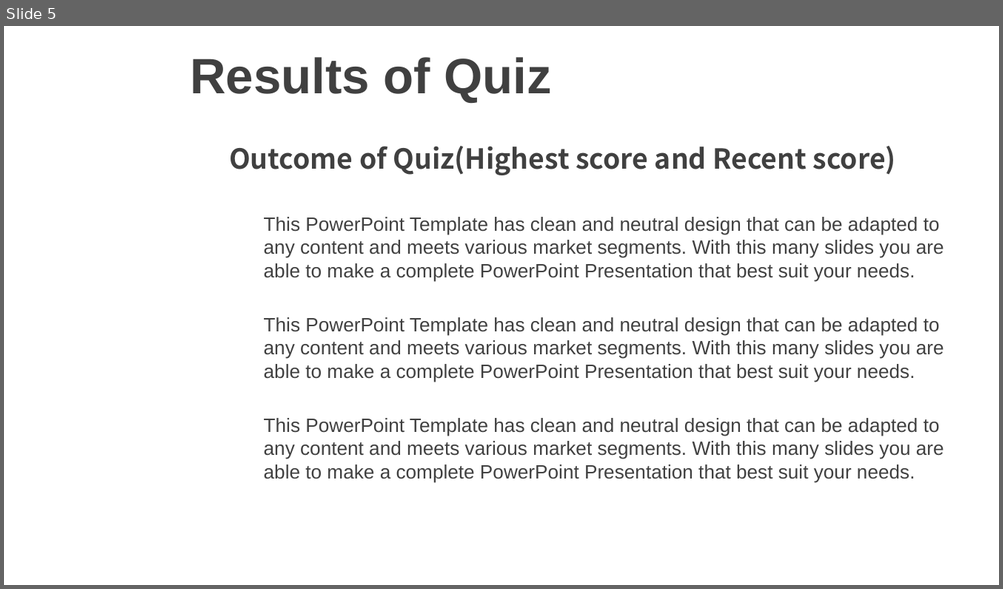
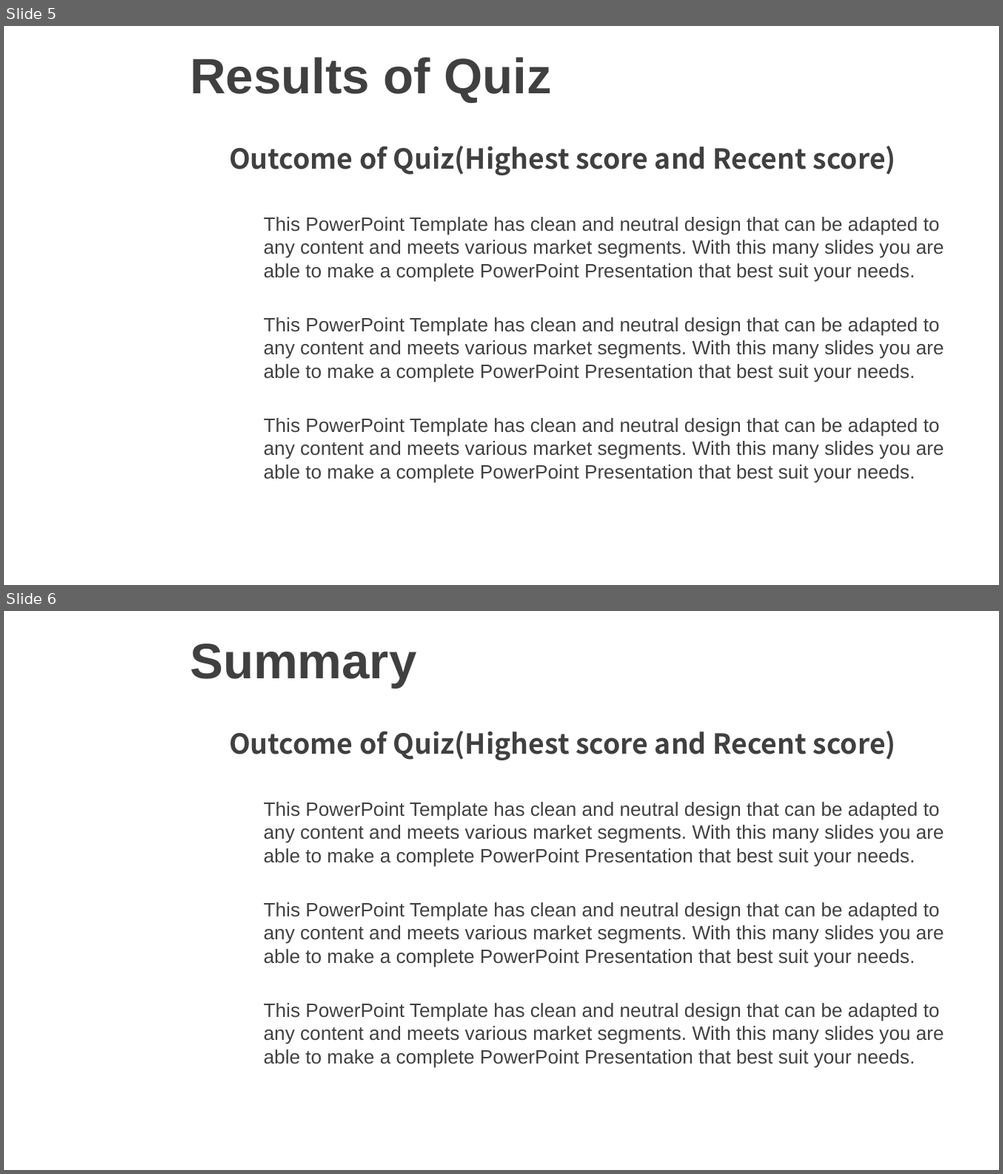
Before and after one commit to frisokaiyu/5216assignment, a slide deck: Presentation notes/Gear-Icon-Graphic-PowerPoint-Templates-Widescreen-Copy-7.pptx. Shown one above the other, each under a label of ours: slide 5 before the commit, slides 5 and 6 after it. The pictures are 1003x589 and 1003x1174 pixels, drawn with LibreOffice and Linux fonts; fonts in the diff are those of the drawing; background and template pictures are left out. Boxes give left, top, right and bottom in pixels: in the first picture for what was removed or moved away, otherwise in the second. Text is boxed around its words. In the diff, an @@ line names an element or a change of style, - is before the commit and + after.

```diff
--- a/Presentation notes/Gear-Icon-Graphic-PowerPoint-Templates-Widescreen-Copy-7.pptx
+++ b/Presentation notes/Gear-Icon-Graphic-PowerPoint-Templates-Widescreen-Copy-7.pptx
@@ slide 6 added at [4,611,999,1170], background picture (left out) @@
@@ title added at [190,644,416,688], 36 pt, text #404040, bold @@
+Summary
@@ text added at [229,731,896,760], 20 pt, text #404040, bold @@
+Outcome of Quiz(Highest score and Recent score)
@@ text added at [264,802,944,1068], 14 pt, text #404040 @@
+This PowerPoint Template has clean and neutral design that can be adapted to any content and meets various market segments. With this many slides you are able to make a complete PowerPoint Presentation that best suit your needs.
+This PowerPoint Template has clean and neutral design that can be adapted to any content and meets various market segments. With this many slides you are able to make a complete PowerPoint Presentation that best suit your needs.
+This PowerPoint Template has clean and neutral design that can be adapted to any content and meets various market segments. With this many slides you are able to make a complete PowerPoint Presentation that best suit your needs.
```
Also in this commit, not shown: 3 other files.
